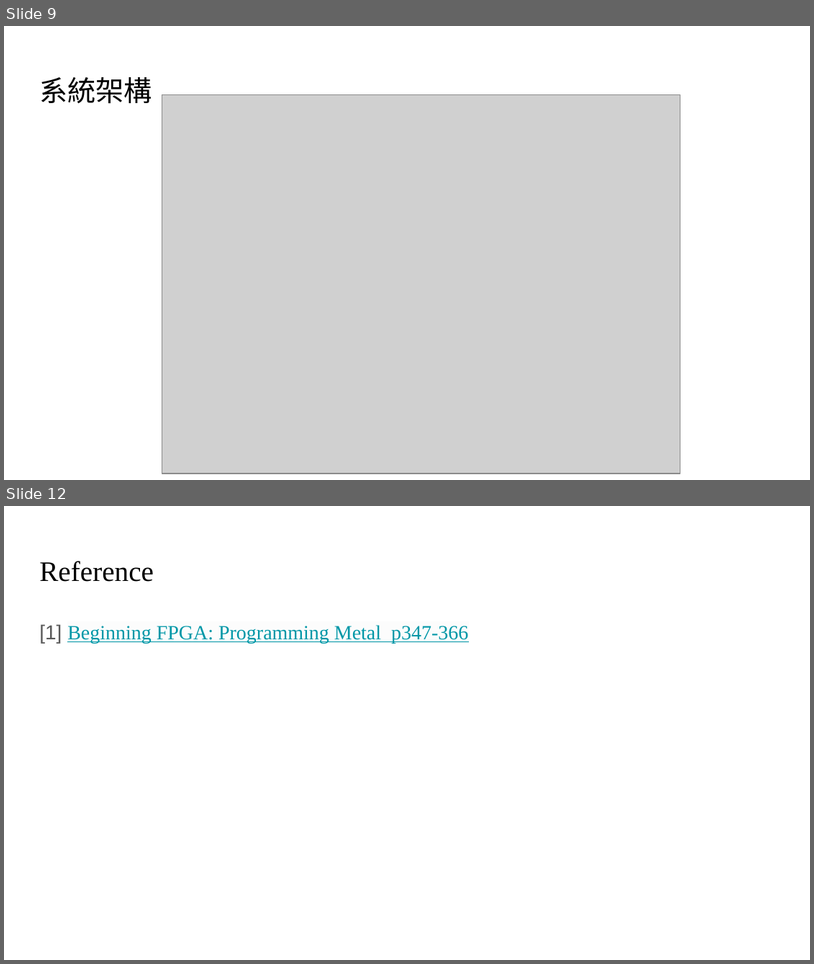
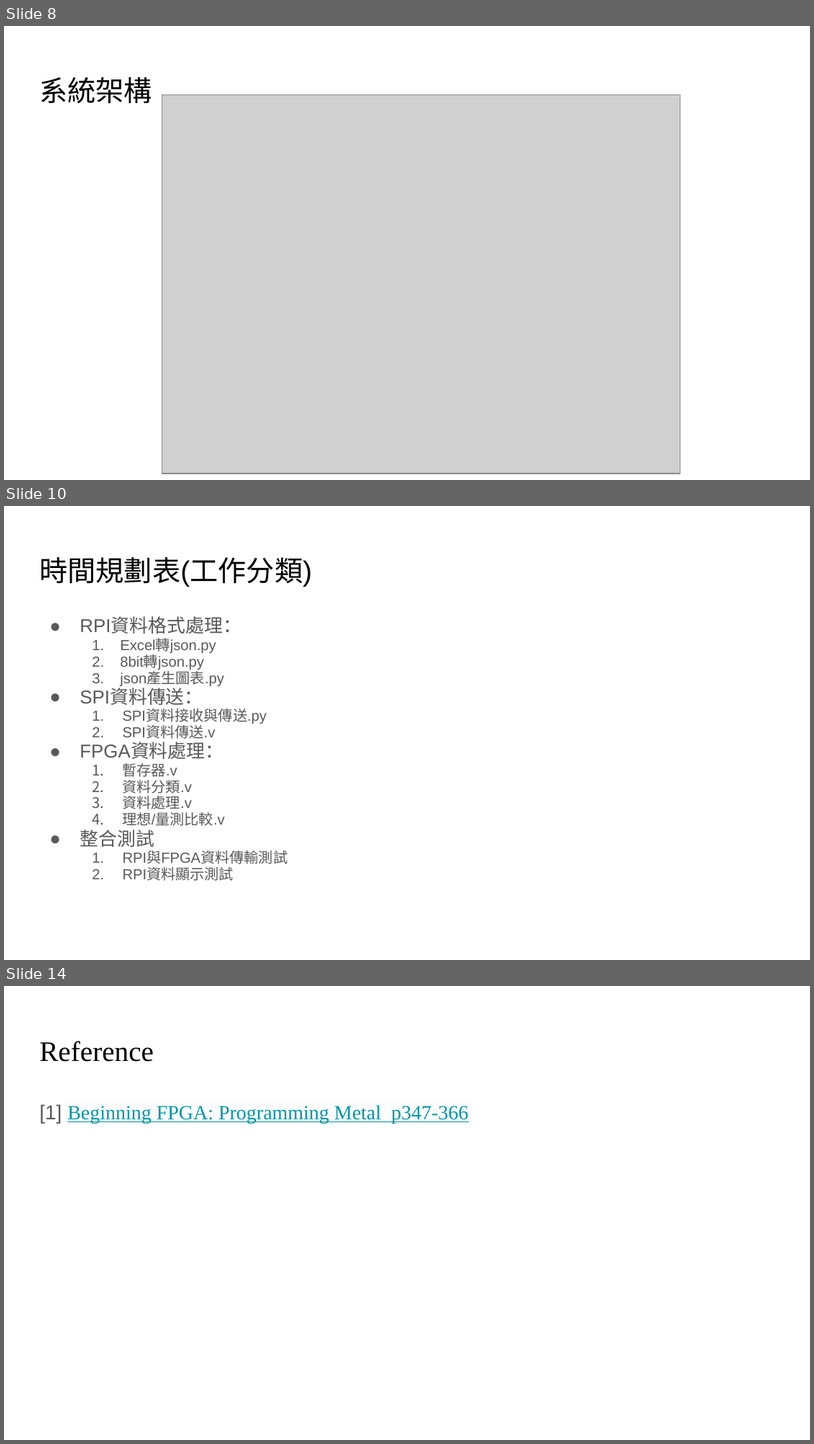
Before and after one commit to jack850208/Image-Process, a slide deck: IC量測誤差檢測系統.pptx. Shown one above the other, each under a label of ours: slides 9 and 12 before the commit, slides 8, 10 and 14 after it; the slides between them are not shown. The pictures are 814x964 and 814x1444 pixels, drawn with LibreOffice and Linux fonts; fonts in the diff are those of the drawing; grey boxes stand for pictures. Boxes give left, top, right and bottom in pixels: in the first picture for what was removed or moved away, otherwise in the second. Text is boxed around its words. In the diff, an @@ line names an element or a change of style, - is before the commit and + after.

Commit message:
內容新增
1. 架構圖
2. 時間規劃表
3. 測試資料集

```diff
--- a/IC量測誤差檢測系統.pptx
+++ b/IC量測誤差檢測系統.pptx
@@ slide 10 added at (4,506,810,960), background #FFFFFF @@
@@ title added at (39,557,312,587), 25.2 pt, text #000000 @@
+時間規劃表(工作分類)
@@ text added at (80,618,288,880), 12.9 pt, text #595959 @@
+● RPI資料格式處理：
+  1. Excel轉json.py
+  2. 8bit轉json.py
+  3. json產生圖表.py
+● SPI資料傳送：
+  1. SPI資料接收與傳送.py
+  2. SPI資料傳送.v
+● FPGA資料處理：
+  1. 暫存器.v
+  2. 資料分類.v
+  3. 資料處理.v
+  4. 理想/量測比較.v
+● 整合測試
+  1. RPI與FPGA資料傳輸測試
+  2. RPI資料顯示測試
@@ what was slide 9 is now slide 8 @@
@@ what was slide 12 is now slide 14 @@
```
Also in this commit, not shown: 2 slides changed, 3 other slides added, 2 slides removed.
